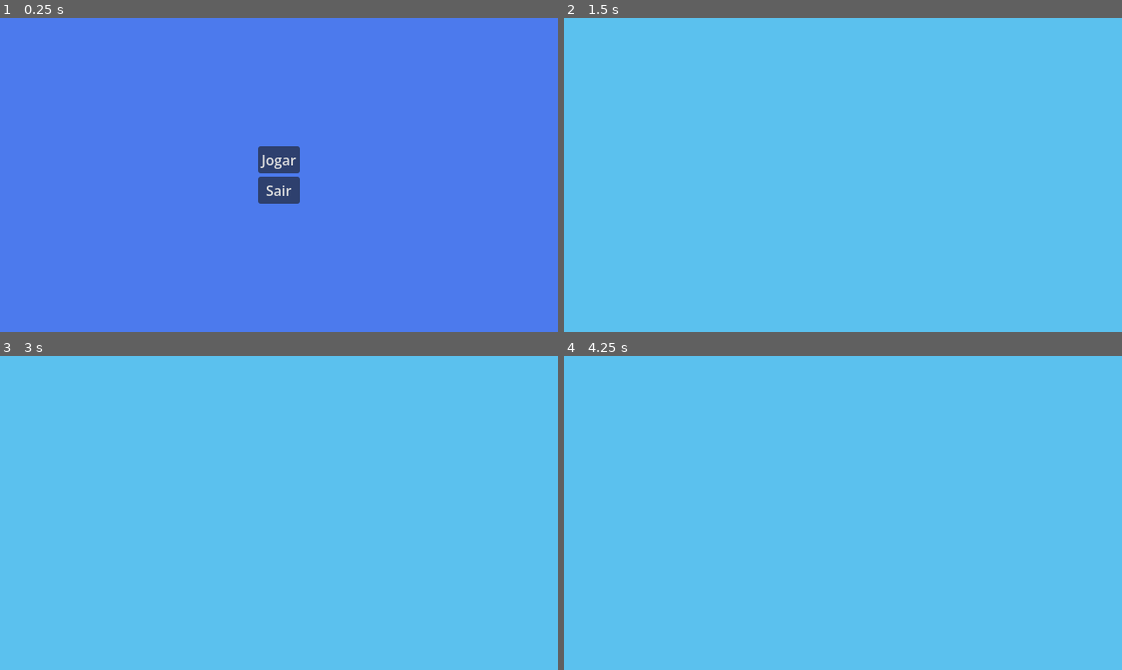
Above: before the commit, frames 1-4 (two rows, left to right).
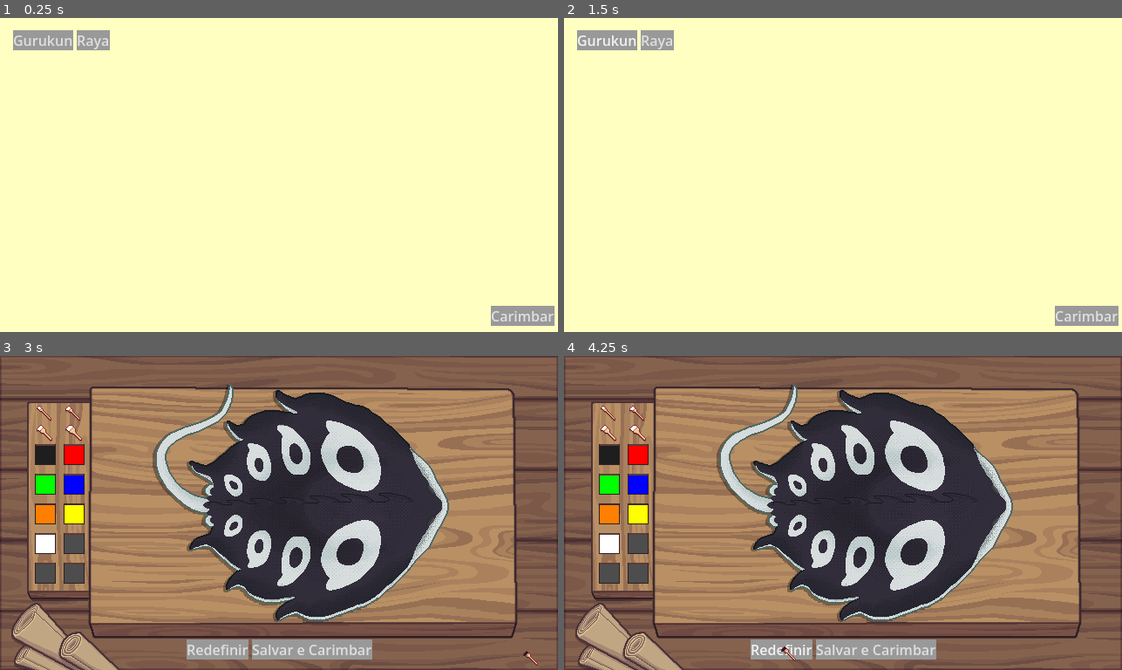
Above: after the commit, the same moments.

Repository: Bad-Onion/gyotaku
Game: Godot game, scene res://scenes/minigames/catalogo.tscn
Two runs of this game, one before a commit and one after it. Both use one fixed random seed, a clock stepped at 60 frames per second and the inputs below. Before the commit the project starts from res://main.tscn.
Inputs (mouse positions are in pixels of both pictures, inside the frame that each line leads up to):
- Up to frame 1 (0.25 s): no input
- Up to frame 2 (1.5 s): click (843, 159) at 0.5 s, where only the run before the commit has a clickable "Jogar"; click (608, 39) at 1.25 s, where only the run after the commit has a clickable "Gurukun"
- Up to frame 3 (3 s): click (94, 377) at 2 s, where only the run after the commit has a clickable "Raya"; click (524, 654) at 2.75 s, where only the run after the commit has a clickable "Carimbar"
- Up to frame 4 (4.25 s): click (781, 648) at 3.5 s, where only the run after the commit has a clickable "Redefinir"

The runs differ from the first frame. In frame 1, 100% of the frame differs, in the area x 0-100%, y 0-100%; in frame 2, 100%; in frame 3, 100%; in frame 4, 100%.
Error after the commit: Parse Error: Preload file "uid://coru6fhwvtq6i" does not exist. (res://carimbo.gd:3)

Commit message:
Carimbo só mostra onde o peixe realmente foi pintado. Usado texturas brancas pra multiply melhor

Diff:
--- a/gyotaku/cursor_pincel.gd
+++ b/gyotaku/cursor_pincel.gd
@@ -16,18 +16,14 @@
 	cursor_pincel.offset = Vector2(0,offset_y)
 
 func get_size() -> Vector2:
-	# 1. Get the current animation's name and frame index
 	var current_anim_name = cursor_pincel.animation
 	var current_frame_index = cursor_pincel.frame
 
-	# 2. Get the Texture2D resource for the current frame
 	var texture: Texture2D = cursor_pincel.sprite_frames.get_frame_texture(current_anim_name, current_frame_index)
 
 	if texture:
-		# 3. Get the original size of the texture frame in pixels
 		var texture_size: Vector2 = texture.get_size()
 
-		# 4. Multiply by the node's scale to get the actual size in scene units
 		var actual_size: Vector2 = texture_size * cursor_pincel.scale
 
 		return actual_size
--- a/gyotaku/imagem.gd
+++ b/gyotaku/imagem.gd
@@ -41,7 +41,7 @@
 	var raio = brush_size / 2.0
 	var raio_quadrado = raio * raio
 
-	# Define a área quadrada (bounding box) ao redor do centro do pincel
+	# Define a área quadrada
 	var min_x = int(pos.x - raio)
 	var max_x = int(pos.x + raio)
 	var min_y = int(pos.y - raio)
--- a/gyotaku/project.godot
+++ b/gyotaku/project.godot
@@ -11,7 +11,7 @@
 [application]
 
 config/name="gyotaku"
-run/main_scene="uid://di2taruoodm0o"
+run/main_scene="uid://pd1h80fdgo1f"
 config/features=PackedStringArray("4.6", "Forward Plus")
 config/icon="res://assets/icons/icon.svg"
 
--- a/gyotaku/scenes/cursor/cursor.gdshader
+++ b/gyotaku/scenes/cursor/cursor.gdshader
@@ -7,10 +7,9 @@
 
     // Se o pixel for 100% branco (cerda do pincel)
     if (current_color.rgb == vec3(1.0, 1.0, 1.0) && current_color.a > 0.0) {
-        // Troca pra cor da tinta, mantendo a transparência original do pixel
+        // Troca pra cor da tinta
         COLOR = vec4(paint_color.rgb, current_color.a);
     } else {
-        // Se for o cabo de madeira do pincel, ou contorno preto, não faz nada
         COLOR = current_color;
     }
 }
--- a/gyotaku/scenes/minigames/catalogo.gdshader
+++ b/gyotaku/scenes/minigames/catalogo.gdshader
@@ -5,17 +5,12 @@
 uniform float ink_threshold : hint_range(0.0, 1.0) = 0.5;
 
 void fragment() {
-    // Pega a imagem prontinha que veio do SubViewport
     vec4 final_image = texture(TEXTURE, UV);
-
-    // Pega a textura de ruído
     vec4 noise = texture(paper_noise, UV);
 
     // Se o pixel não for transparente E o ruído for forte, a tinta falha
     if (final_image.a > 0.0 && noise.r > ink_threshold) {
-        // Tira 50% da opacidade onde a tinta falhou
         final_image.a -= 0.5;
-        // Dica: se quiser que a tinta suma 100% nas falhas, troque por final_image.a = 0.0;
     }
 
     COLOR = final_image;
--- /dev/null
+++ b/gyotaku/scenes/minigames/mascara.gdshader
@@ -0,0 +1,13 @@
+shader_type canvas_item;
+
+void fragment() {
+    vec4 cor = texture(TEXTURE, UV);
+
+    // Confere se o pixel é claro (o fundo vazio da sua tela de pintura)
+    if (cor.r > 0.8 && cor.g > 0.8 && cor.b > 0.8) {
+        // Zera o Alpha.
+        COLOR.a = 0.0;
+    } else {
+        COLOR = cor;
+    }
+}
--- a/gyotaku/scenes/minigames/peixe_catalogo.gd
+++ b/gyotaku/scenes/minigames/peixe_catalogo.gd
@@ -3,11 +3,13 @@
 var ultimo_peixe_carimbado = Global.ultimo_peixe_carimbado
 @export var tipo : String
 @onready var peixe: Sprite2D = $Peixe
-@onready var pintura: Sprite2D = $Peixe/Pintura
 
 #Sprites (sem contornos):
-const GURUKUN = preload("uid://dgt8q1hy2ubhm")
-const RAYA = preload("uid://cvk6cnuie07k1")
+#const GURUKUN = preload("uid://dgt8q1hy2ubhm")
+#const RAYA = preload("uid://cvk6cnuie07k1")
+#P&B
+const GURUKUN = preload("uid://dk8bybnxddsr")
+const RAYA = preload("uid://looocptmvug0")
 
 func atualizar_peixe(novo_tipo: String) -> void:
 	# Atualiza a variável pra valer
@@ -21,11 +23,15 @@
 	# Puxa o arquivo salvo
 	var pintura_arquivo = pegar_pintura(tipo)
 
-	# Aplica a pintura direto aqui. Não precisa retornar nada pro Control!
-	pintura.texture = pintura_arquivo
+	if pintura_arquivo != null:
+		peixe.visible = true
+		(peixe.material as ShaderMaterial).set_shader_parameter("pintura_tex", pintura_arquivo)
+		var tamanho_do_peixe = peixe.texture.get_size()
+		(peixe.material as ShaderMaterial).set_shader_parameter("fish_size", tamanho_do_peixe)
+	else:
+		peixe.visible = false
 
 func pegar_pintura(nome_do_peixe: String) -> Texture2D:
-	# MUDANÇA AQUI: Usando o nome_do_peixe pra buscar o arquivo certo
 	var caminho_do_arquivo = "user://" + nome_do_peixe + ".png"
 
 	if FileAccess.file_exists(caminho_do_arquivo):
--- a/gyotaku/scenes/minigames/peixe_catalogo.tscn
+++ b/gyotaku/scenes/minigames/peixe_catalogo.tscn
@@ -1,9 +1,12 @@
 [gd_scene format=3 uid="uid://bobyx43df4on0"]
 
 [ext_resource type="Script" uid="uid://buai3v5byl7kv" path="res://scenes/minigames/peixe_catalogo.gd" id="1_fmcqn"]
+[ext_resource type="Shader" uid="uid://c5s3dtu56nl84" path="res://scenes/minigames/sprite_com_pintura.gdshader" id="2_xox23"]
 
-[sub_resource type="CanvasItemMaterial" id="CanvasItemMaterial_xox23"]
-blend_mode = 3
+[sub_resource type="ShaderMaterial" id="ShaderMaterial_fmcqn"]
+shader = ExtResource("2_xox23")
+shader_parameter/fish_size = Vector2(0, 0)
+shader_parameter/paint_size = Vector2(500, 300)
 
 [node name="PeixeCatalogo" type="SubViewport" unique_id=177133395]
 transparent_bg = true
@@ -13,7 +16,5 @@
 [node name="Peixe" type="Sprite2D" parent="." unique_id=520458779]
 clip_children = 2
 texture_filter = 1
+material = SubResource("ShaderMaterial_fmcqn")
 position = Vector2(346, 170.99998)
-
-[node name="Pintura" type="Sprite2D" parent="Peixe" unique_id=581131280]
-material = SubResource("CanvasItemMaterial_xox23")
--- /dev/null
+++ b/gyotaku/scenes/minigames/sprite_com_pintura.gdshader
@@ -0,0 +1,25 @@
+shader_type canvas_item;
+
+uniform sampler2D pintura_tex;
+uniform vec2 fish_size;
+uniform vec2 paint_size = vec2(500.0, 300.0); // O tamanho do seu canvas de pintura
+
+void fragment() {
+    vec2 scale = fish_size / paint_size;
+    vec2 offset = (paint_size - fish_size) / (2.0 * paint_size);
+    vec2 paint_uv = offset + UV * scale;
+
+    vec4 peixe_cor = texture(TEXTURE, UV);
+    vec4 pintura_cor = texture(pintura_tex, paint_uv);
+
+    if (paint_uv.x < 0.0 || paint_uv.x > 1.0 || paint_uv.y < 0.0 || paint_uv.y > 1.0) {
+        pintura_cor = vec4(1.0);
+    }
+
+    if (pintura_cor.r > 0.9 && pintura_cor.g > 0.9 && pintura_cor.b > 0.9) {
+        COLOR.a = 0.0; // Fundo branco = invisível
+    } else {
+        COLOR.rgb = peixe_cor.rgb * pintura_cor.rgb; // Tinta = Multiply
+        COLOR.a = peixe_cor.a; // Formato original do peixe
+    }
+}
--- a/gyotaku/scenes/peixes/peixe.gdshader
+++ b/gyotaku/scenes/peixes/peixe.gdshader
@@ -5,26 +5,23 @@
 uniform float ink_threshold : hint_range(0.0, 1.0) = 0.5;
 
 void fragment() {
-    // 1. Pega o peixe (textura original do nó Sprite2D)
+    // 1. Pega o peixe
     vec4 fish = texture(TEXTURE, UV);
 
-    // 2. Pega a pintura que você enviou por script
+    // 2. Pega a pintura
     vec4 paint = texture(paint_texture, UV);
 
-    // 3. Corta a pintura pra não vazar do peixe
+    // 3. Cropa a pintura
     paint.a *= fish.a;
 
-    // 4. O PULO DO GATO: Junta o peixe e a pintura numa imagem só!
-    // O mix() pega o fundo (fish), a frente (paint), e usa o Alpha da pintura pra mesclar
+	//Mescla de acordo com o alpha
     vec4 final_image = mix(fish, paint, paint.a);
 
-    // 5. Agora sim, aplica o ruído de carimbo na imagem JÁ JUNTADA
+    // 5. Aplica ruído na imagem já mesclada
     vec4 noise = texture(paper_noise, UV);
     if (noise.r > ink_threshold) {
-        // Tira a opacidade de tudo (peixe + pintura) onde o ruído for forte
-        final_image.a -= 0.5; // Ou mude pra 0.0 se quiser furos totalmente transparentes
+        final_image.a -= 0.5;
     }
 
-    // Mostra o resultado final com a textura pegando em tudo
     COLOR = final_image;
 }
--- a/gyotaku/shader/catalogo shader decente.tres
+++ b/gyotaku/shader/catalogo shader decente.tres
@@ -4,7 +4,6 @@
 code = "shader_type canvas_item;
 
 uniform sampler2D paper_noise;
-// Ajuste esse valor no inspector para controlar o quanto de tinta \"falha\"
 uniform float ink_threshold : hint_range(0.0, 1.0) = 0.5;
 
 void fragment() {
@@ -16,9 +15,7 @@
 
     // Se existe imagem ali E o ruído do papel é forte...
     if (final_image.a > 0.0 && noise.r > ink_threshold) {
-        // --- A MUDANÇA É AQUI ---
-        // Em vez de subtrair, a gente ZERA a opacidade.
-        // O pixel desaparece completamente.
+		//Tira o pixel nas falhas
         final_image.a = 0.0;
     }
 
Binary file changed: gyotaku/assets/peixes/Gurukun sem contornos p%b.png
Binary file changed: gyotaku/assets/peixes/Gurukun.png
Binary file added: gyotaku/assets/peixes/Raya sem contornos p%b.png
Not shown, added: gyotaku/assets/peixes/Raya sem contornos p%b.png.import
Binary file changed: gyotaku/assets/peixes/Raya.png
Not shown, added: gyotaku/scenes/minigames/mascara.gdshader.uid
Not shown, added: gyotaku/scenes/minigames/sprite_com_pintura.gdshader.uid
